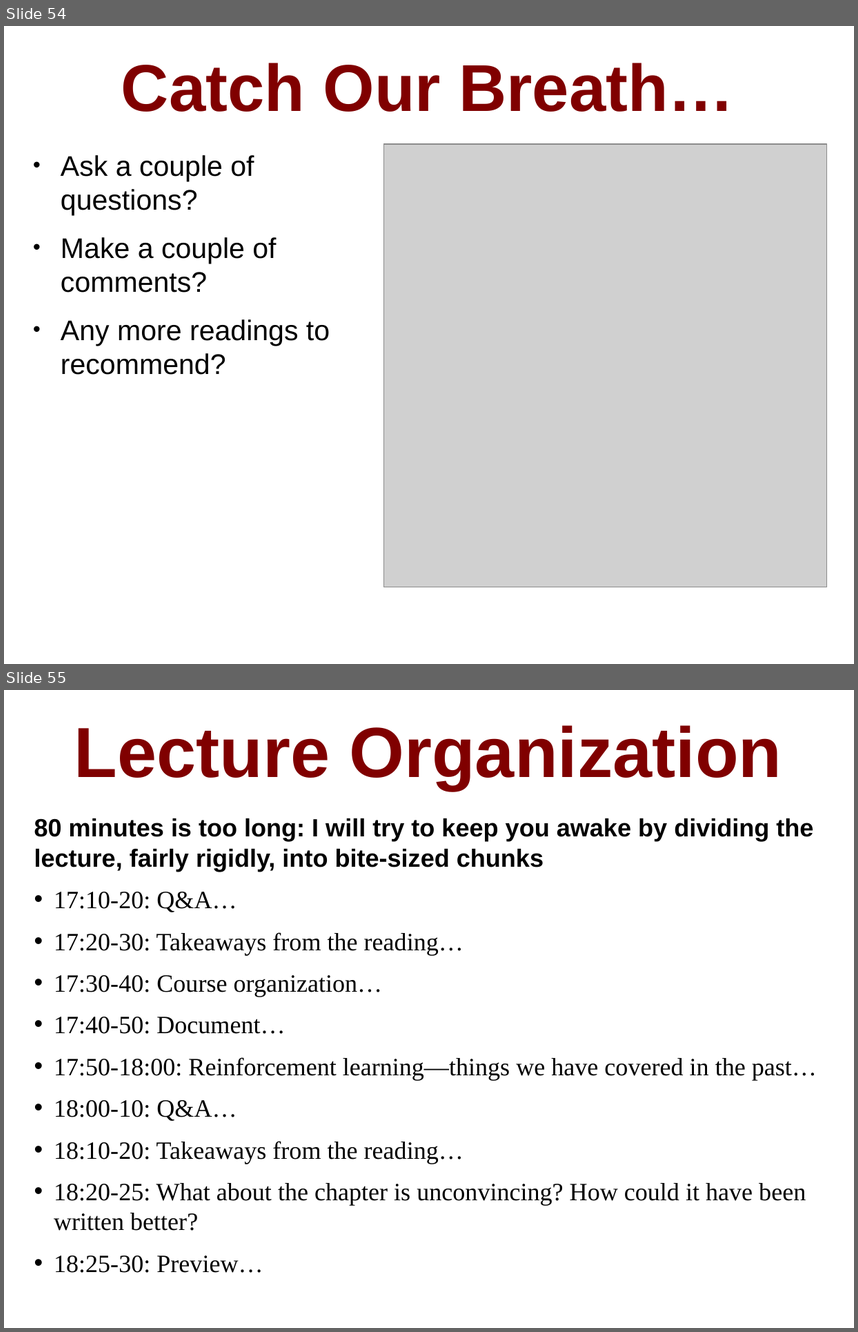
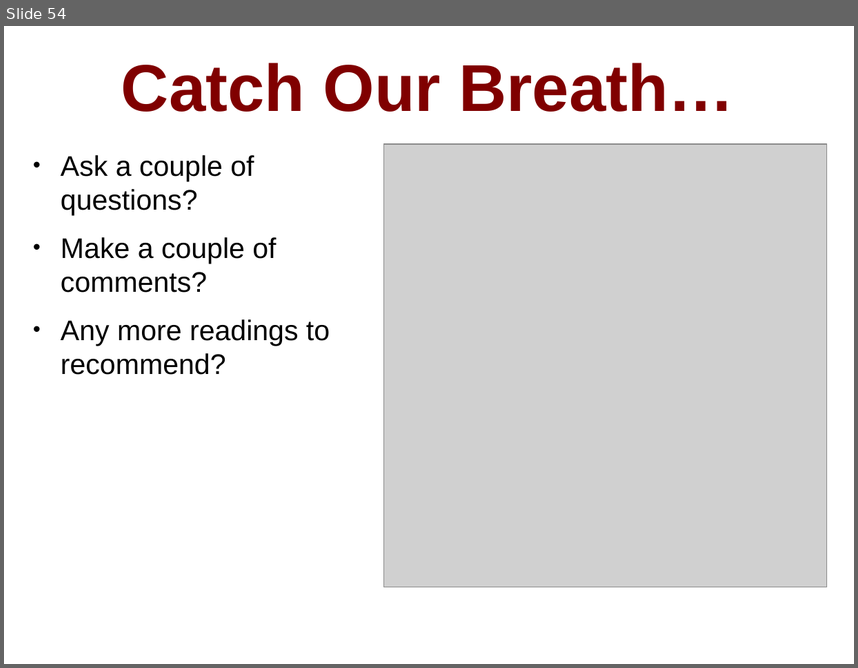
Before and after one commit to DavidLJ/public-files, a slide deck: econ-115-lecture-1.pptx. Shown one above the other, each under a label of ours: slides 54 and 55 before the commit, slide 54 after it. The pictures are 858x1332 and 858x668 pixels, drawn with LibreOffice and Linux fonts; fonts in the diff are those of the drawing; grey boxes stand for pictures. Boxes give left, top, right and bottom in pixels: in the first picture for what was removed or moved away, otherwise in the second. Text is boxed around its words. In the diff, an @@ line names an element or a change of style, - is before the commit and + after.

```diff
--- a/econ-115-lecture-1.pptx
+++ b/econ-115-lecture-1.pptx
@@ slide 55 removed at (x1=4, y1=690, x2=854, y2=1328), background #FFFFFF @@
@@ title removed at (x1=74, y1=725, x2=782, y2=791) @@
-Lecture Organization
@@ text removed at (x1=34, y1=818, x2=817, y2=1272) @@
-80 minutes is too long: I will try to keep you awake by dividing the lecture, fairly rigidly, into bite-sized chunks
-• 17:10-20: Q&A…
-• 17:20-30: Takeaways from the reading…
-• 17:30-40: Course organization…
-• 17:40-50: Document…
-• 17:50-18:00: Reinforcement learning—things we have covered in the past…
-• 18:00-10: Q&A…
-• 18:10-20: Takeaways from the reading…
-• 18:20-25: What about the chapter is unconvincing? How could it have been written better?
-• 18:25-30: Preview…
```
Also in this commit, not shown: 1 slide changed.
